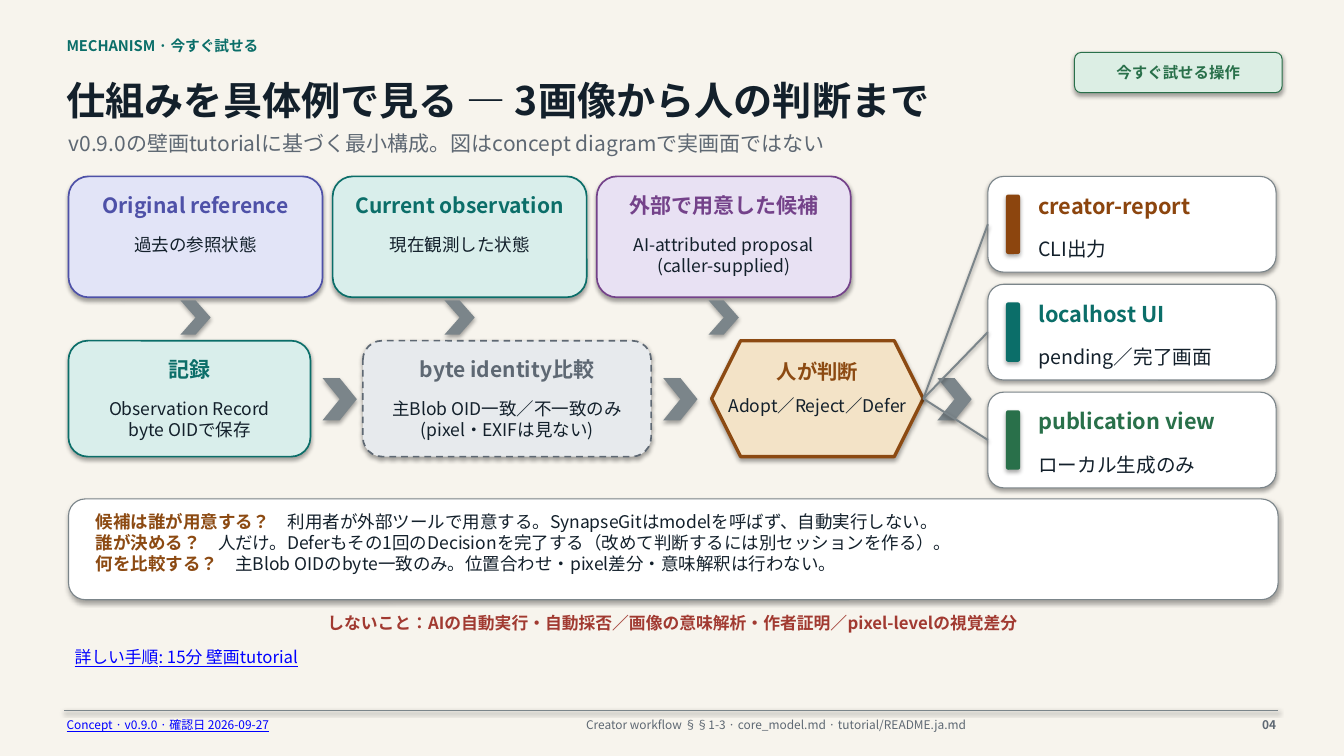
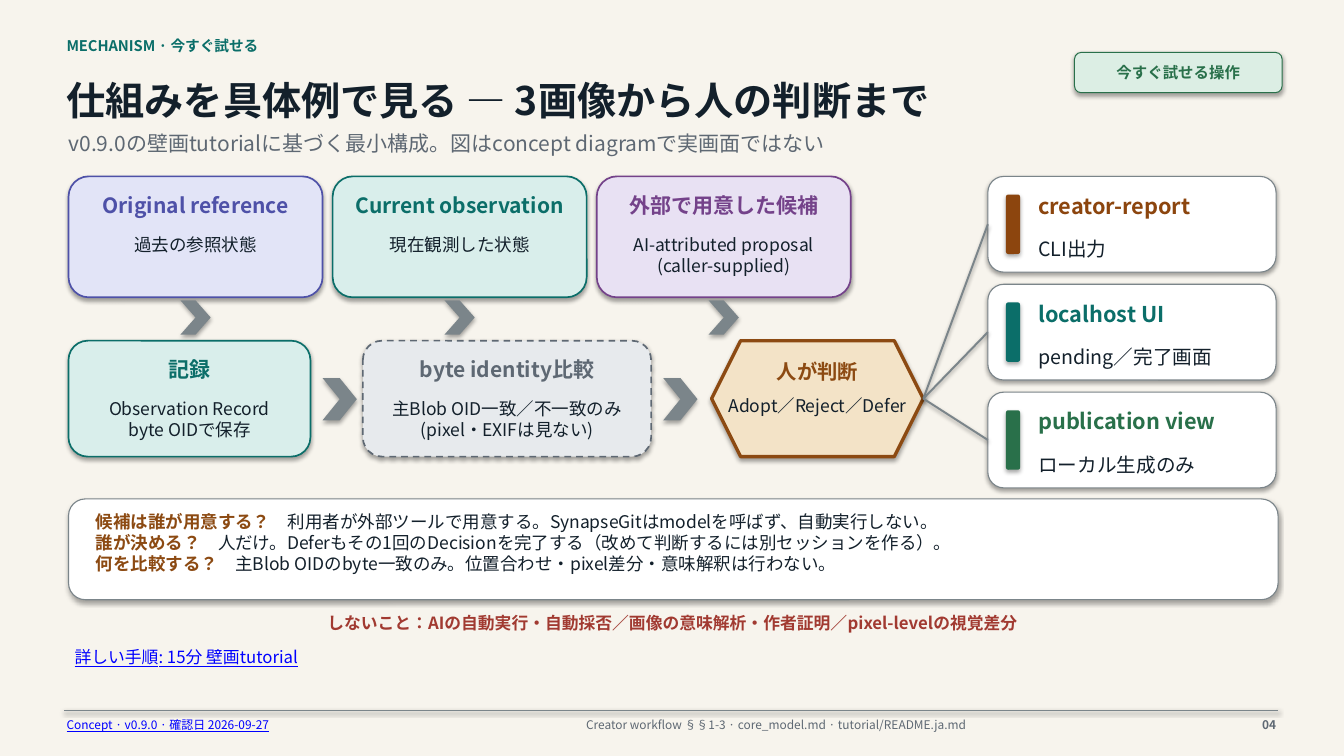
Before and after one commit to howlrs/synapsegit, a slide deck: slide 4 of docs/presentations/synapsegit_user_scenarios_ja.pptx. Drawn at 1344x756 pixels with LibreOffice and Linux fonts; fonts in the diff are those of the drawing. Boxes give left, top, right and bottom in pixels: in the first picture for what was removed or moved away, otherwise in the second. Text is boxed around its words. In the diff, an @@ line names an element or a change of style, - is before the commit and + after.

```diff
--- a/docs/presentations/synapsegit_user_scenarios_ja.pptx
+++ b/docs/presentations/synapsegit_user_scenarios_ja.pptx
@@ chevron removed at box(938, 378, 972, 420) @@
```
Also in this commit, not shown: 1 other slide changed, 2 other files.
